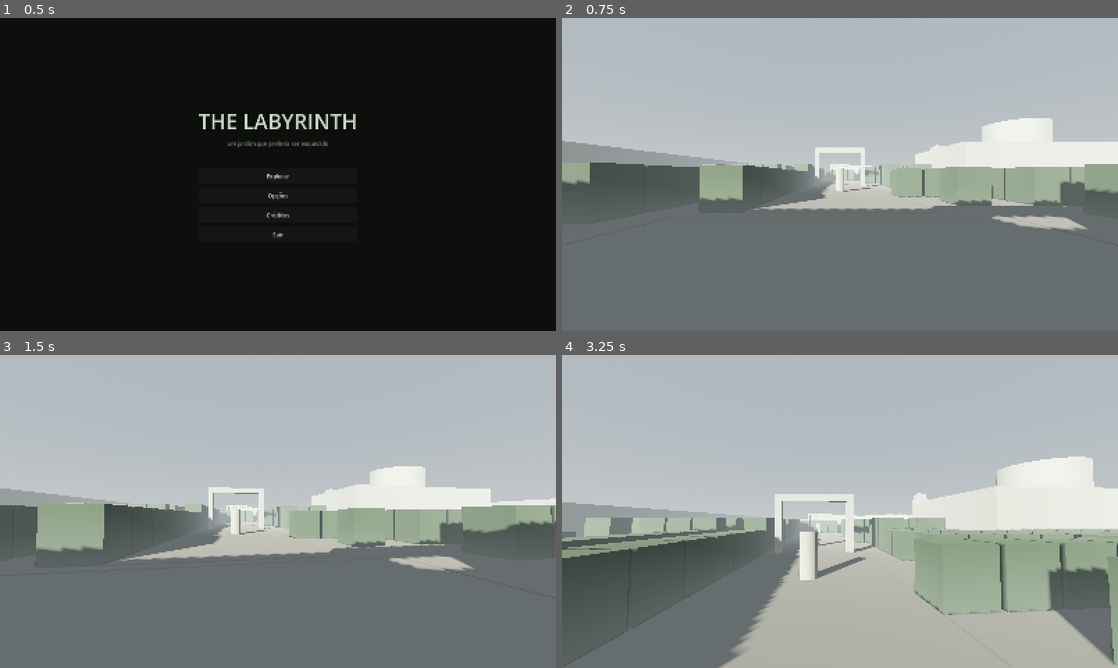
Above: before the commit, frames 1-4 (two rows, left to right).
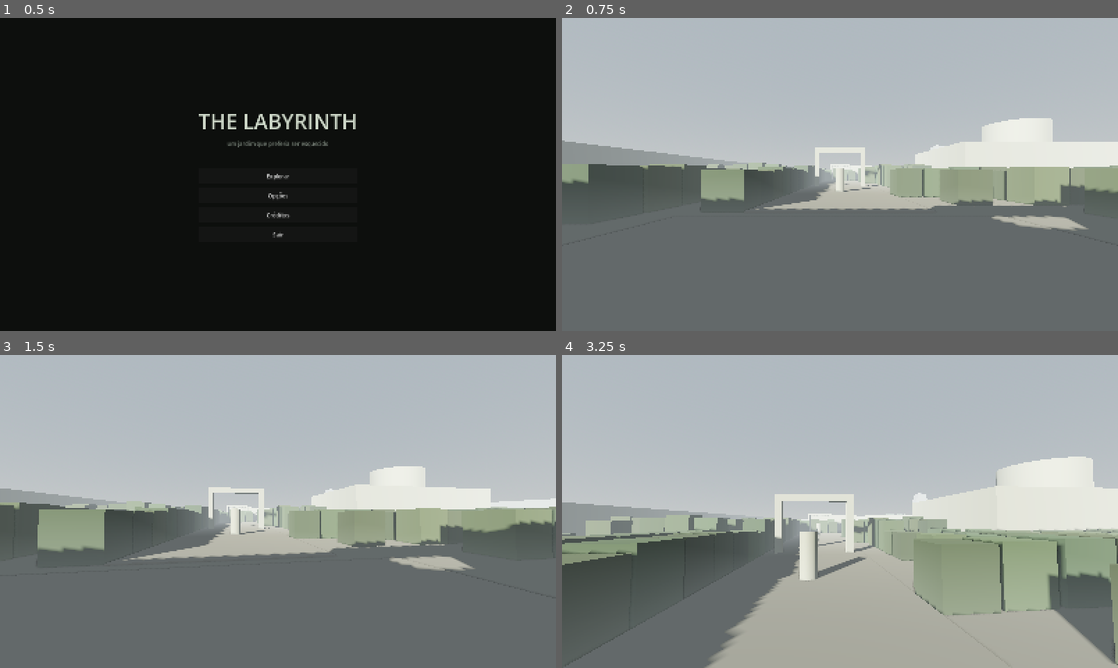
Above: after the commit, the same moments.

Repository: klauschatrny/dnd
Game: Godot game, scene res://cenas/menus/menu_inicial.tscn
The game is run twice, just before and just after one commit, with the same random seed, the same clock (stepped at 60 frames per second) and the same inputs.
Inputs (mouse positions are in pixels of both pictures, inside the frame that each line leads up to):
- Up to frame 1 (0.5 s): no input
- Up to frame 2 (0.75 s): click "Explorar" at 0.5 s
- Up to frame 3 (1.5 s): tap Enter at 1.25 s; move the mouse to (305, 511) at 1.27 s; hold W (mover_frente) from 1.28 s (still down); hold Shift (correr) from 1.28 s (still down)
- Up to frame 4 (3.25 s): keep holding W (mover_frente); tap Space (pular) at 1.52, 1.82, 2.27, 2.57 s; move the mouse to (812, 511) at 2.02 s; release Shift (correr) at 2.03 s; tap E (interagir) at 2.1 s; move the mouse to (851, 505) at 2.77 s; tap N (noclip) at 2.85 s

Frame 1 is identical in both runs. In frame 2, 0.8% of the frame differs, in the area x 0-100%, y 46-62%; in frame 3, 1.1%; in frame 4, 3.1%, in the area x 0-100%, y 51-100%.

Commit message:
Fase 7/8: passada de polimento visual do graybox
Torna as sebes menos "cubo" e enriquece a paleta (GDD 18-19), tudo por
codigo/procedural (sem asset de mesh/textura).

- Sebes: variacao procedural por instancia no MultiMesh (spec 2) — cor
  (brilho + manchas amareladas/secas via use_colors), escala Y (0.90-1.07) e
  jitter XZ (+-0.08). Material sebe.tres passa a usar vertex_color_use_as_albedo.
- Paleta: sebe verde mais dessaturada; pedra levemente mais escura/musgo; chao
  mais envelhecido; novo material ferro.tres (oxidado, metalico 0.55).
- _mat_prop roteia portoes/braseiros/lampioes/urnas/encaixes para o ferro,
  dando variedade de material aos props.

Conferido em 1a pessoa: sebes com alturas e tons variados (quebram o padrao
de cubo); cena sem erros.

Co-Authored-By: Claude Opus 4.8 <noreply@anthropic.com>

Diff:
--- /dev/null
+++ b/assets/materiais/ferro.tres
@@ -0,0 +1,7 @@
+[gd_resource type="StandardMaterial3D" format=3]
+
+[resource]
+resource_name = "Ferro"
+albedo_color = Color(0.17, 0.15, 0.13, 1)
+metallic = 0.55
+roughness = 0.68
--- a/assets/materiais/pedra.tres
+++ b/assets/materiais/pedra.tres
@@ -2,6 +2,6 @@
 
 [resource]
 resource_name = "Pedra"
-albedo_color = Color(0.5, 0.51, 0.47, 1)
+albedo_color = Color(0.47, 0.48, 0.43, 1)
 metallic = 0.0
-roughness = 0.92
+roughness = 0.95
--- a/assets/materiais/pedra_chao.tres
+++ b/assets/materiais/pedra_chao.tres
@@ -2,6 +2,6 @@
 
 [resource]
 resource_name = "PedraChao"
-albedo_color = Color(0.35, 0.34, 0.3, 1)
+albedo_color = Color(0.32, 0.31, 0.26, 1)
 metallic = 0.0
 roughness = 1.0
--- a/assets/materiais/sebe.tres
+++ b/assets/materiais/sebe.tres
@@ -2,6 +2,7 @@
 
 [resource]
 resource_name = "Sebe"
-albedo_color = Color(0.22, 0.29, 0.2, 1)
+albedo_color = Color(0.2, 0.27, 0.17, 1)
+vertex_color_use_as_albedo = true
 metallic = 0.0
-roughness = 0.97
+roughness = 0.98
--- a/cenas/mundo/mundo.tscn
+++ b/cenas/mundo/mundo.tscn
@@ -1,9 +1,10 @@
-[gd_scene load_steps=8 format=3]
+[gd_scene load_steps=9 format=3]
 
 [ext_resource type="Material" path="res://assets/materiais/pedra_chao.tres" id="2_chao"]
 [ext_resource type="Material" path="res://assets/materiais/pedra.tres" id="3_pedra"]
 [ext_resource type="Material" path="res://assets/materiais/sebe.tres" id="4_sebe"]
 [ext_resource type="Script" path="res://scripts/mundo/carregador_mapa.gd" id="5_carregador"]
+[ext_resource type="Material" path="res://assets/materiais/ferro.tres" id="6_ferro"]
 
 [sub_resource type="ProceduralSkyMaterial" id="CeuMat_1"]
 sky_top_color = Color(0.55, 0.6, 0.64, 1)
@@ -67,3 +68,4 @@
 material_pedra = ExtResource("3_pedra")
 material_sebe = ExtResource("4_sebe")
 material_pavimento = ExtResource("2_chao")
+material_ferro = ExtResource("6_ferro")
--- a/scripts/mundo/carregador_mapa.gd
+++ b/scripts/mundo/carregador_mapa.gd
@@ -37,6 +37,7 @@
 @export var material_pedra: Material
 @export var material_sebe: Material
 @export var material_pavimento: Material
+@export var material_ferro: Material
 
 # Dados do JSON, carregados em _ready.
 var dados: Dictionary = {}
@@ -764,6 +765,7 @@
 			malha.material = material_sebe
 		var mm := MultiMesh.new()
 		mm.transform_format = MultiMesh.TRANSFORM_3D
+		mm.use_colors = true  # variação de tom por instância (spec §2)
 		mm.mesh = malha
 		mm.instance_count = celulas.size()
 		# Colisão: 1 corpo por setor com uma BoxShape por célula.
@@ -775,9 +777,17 @@
 		for i in celulas.size():
 			var c: Vector2i = celulas[i]
 			var p := UtilidadesGrade.celula_para_centro(c.x, c.y)
+			# Variação procedural por instância: giro Y, escala Y e jitter XZ.
 			var giro := (rng.randi() % 4) * (PI * 0.5)
-			var base := Basis(Vector3.UP, giro)
-			mm.set_instance_transform(i, Transform3D(base, Vector3(p.x, altura * 0.5, p.z)))
+			var escala_y := rng.randf_range(0.90, 1.07)
+			var jx := rng.randf_range(-0.08, 0.08)
+			var jz := rng.randf_range(-0.08, 0.08)
+			var base := Basis(Vector3.UP, giro).scaled(Vector3(1.0, escala_y, 1.0))
+			mm.set_instance_transform(i, Transform3D(base, Vector3(p.x + jx, altura * escala_y * 0.5, p.z + jz)))
+			# Tom: leve variação de brilho + manchas amareladas/secas.
+			var brilho := rng.randf_range(0.82, 1.12)
+			var seco := rng.randf_range(0.0, 0.14)
+			mm.set_instance_color(i, Color(brilho * (1.0 + seco), brilho, brilho * (1.0 - seco * 0.7)))
 			var col := CollisionShape3D.new()
 			col.shape = forma
 			col.position = Vector3(p.x, altura * 0.5, p.z)
@@ -1046,6 +1056,8 @@
 func _mat_prop(nome: String) -> Material:
 	if nome.contains("HEDGE") or nome.contains("TOPIARY") or nome.contains("ROSE") or nome.contains("CYPRESS") or nome.contains("TREE") or nome.contains("FERN"):
 		return material_sebe
+	if material_ferro and (nome.contains("GATE") or nome.contains("BRAZIER") or nome.contains("LANTERN") or nome.contains("LAMP") or nome.contains("URN") or nome.contains("KEYSLOT")):
+		return material_ferro
 	return material_pedra
 
 
